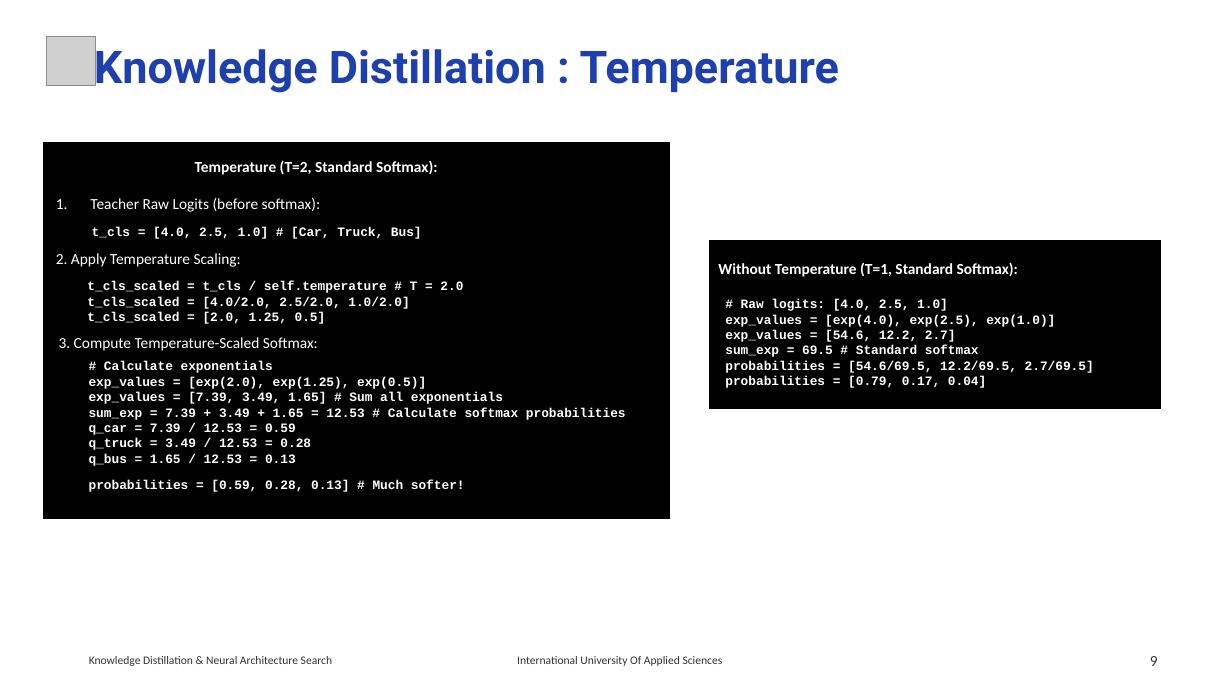
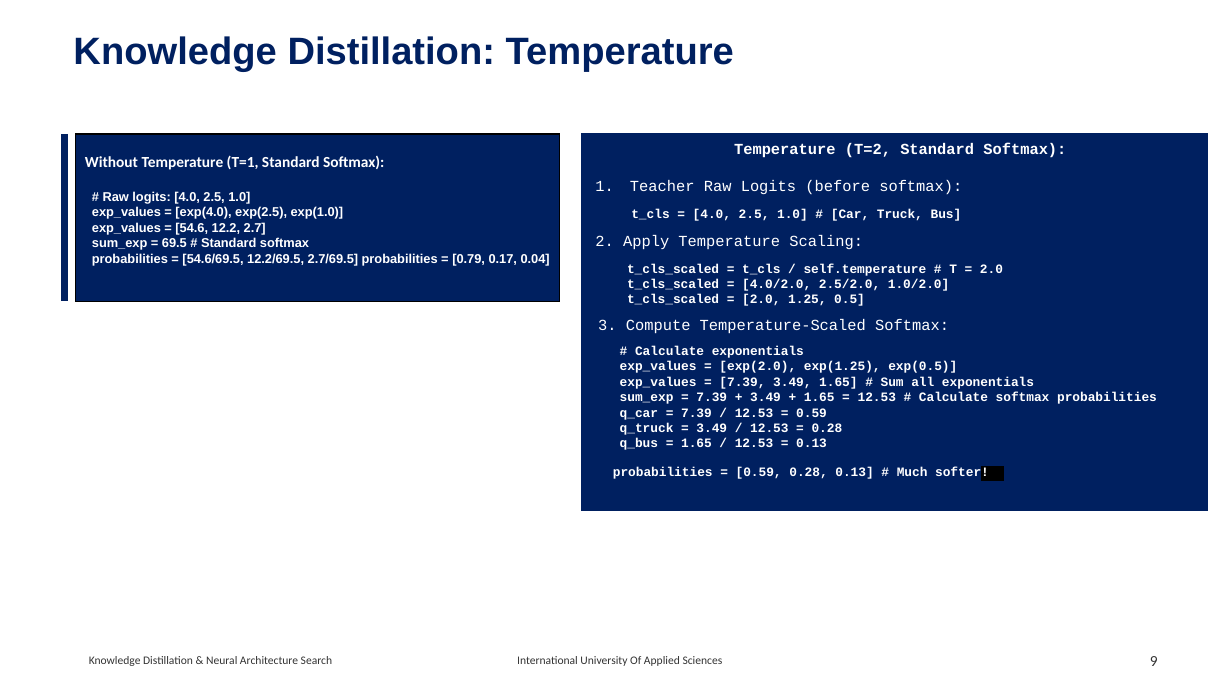
Before and after one commit to RajeshRamadas/yolov8-model-optimization, a slide deck: slide 9 of 01-Project-management/presentation/KnowledgeDistillation.pptx. Drawn at 1232x693 pixels with LibreOffice and Linux fonts; fonts in the diff are those of the drawing; grey boxes stand for pictures. Boxes give left, top, right and bottom in pixels: in the first picture for what was removed or moved away, otherwise in the second. Text is boxed around its words. In the diff, an @@ line names an element or a change of style, - is before the commit and + after.

```diff
--- a/01-Project-management/presentation/KnowledgeDistillation.pptx
+++ b/01-Project-management/presentation/KnowledgeDistillation.pptx
@@ picture removed at bbox=[47, 37, 96, 86] @@
@@ text at bbox=[73, 36, 734, 72]: text changed; size 35.1 to 29.7 pt; font Roboto to Arial; text colour #1E40AF to #002060 @@
-Knowledge Distillation : Temperature
+Knowledge Distillation: Temperature
@@ line added from (65, 134) to (65, 301), #002060 5.75 pt @@
@@ text "Without Temperature (T=1, Standard Softmax):": place and size @@
-text "Without Temperature (T=1, Standard Softmax):" at bbox=[718, 262, 1018, 277]
+text "Without Temperature (T=1, Standard Softmax):" at bbox=[85, 155, 384, 170]
@@ rectangle: place and size @@
-rectangle at bbox=[710, 241, 1161, 409]
+rectangle at bbox=[76, 134, 559, 301]
@@ rectangle at bbox=[76, 134, 559, 301]: fill #000000 to #002060 @@
@@ rectangle: place and size @@
-rectangle at bbox=[44, 142, 670, 518]
+rectangle at bbox=[581, 134, 1207, 510]
@@ rectangle at bbox=[581, 134, 1207, 510]: fill #000000 to #002060; outline #000000 1 pt to #002060 1 pt @@
@@ 3 texts: place and size @@
-3 texts at bbox=[59, 160, 437, 351]
+3 texts at bbox=[598, 143, 1066, 334]
@@ font Calibri to Courier New in 4 elements at bbox=[630, 180, 962, 195], bbox=[595, 235, 863, 250], bbox=[598, 319, 949, 334], bbox=[734, 143, 1066, 158] @@
@@ text "# Raw logits: [4.0, 2.5, ...": place and size @@
-text "# Raw logits: [4.0, 2.5, ..." at bbox=[725, 299, 1094, 388]
+text "# Raw logits: [4.0, 2.5, ..." at bbox=[92, 191, 550, 266]
@@ text "# Raw logits: [4.0, 2.5, ..." at bbox=[92, 191, 550, 266]: font Courier New to Arial, highlight #000000 to none @@
@@ highlight #000000 to none in 4 elements at bbox=[613, 467, 989, 481], bbox=[620, 346, 1157, 450], bbox=[631, 209, 962, 221], bbox=[627, 263, 1003, 306] @@
@@ 3 texts: place and size @@
-3 texts at bbox=[56, 226, 463, 324]
+3 texts at bbox=[595, 209, 1003, 306]
@@ text "# Calculate exponentials": place and size @@
-text "# Calculate exponentials" at bbox=[89, 361, 626, 466]
+text "# Calculate exponentials" at bbox=[620, 346, 1157, 450]
@@ text "probabilities = [0.59, 0.28, 0.13] ...": place and size @@
-text "probabilities = [0.59, 0.28, 0.13] ..." at bbox=[89, 480, 465, 492]
+text "probabilities = [0.59, 0.28, 0.13] ..." at bbox=[613, 467, 989, 481]
```
Also in this commit, not shown: 10 other slides changed, 5 slides added, 7 slides removed.
